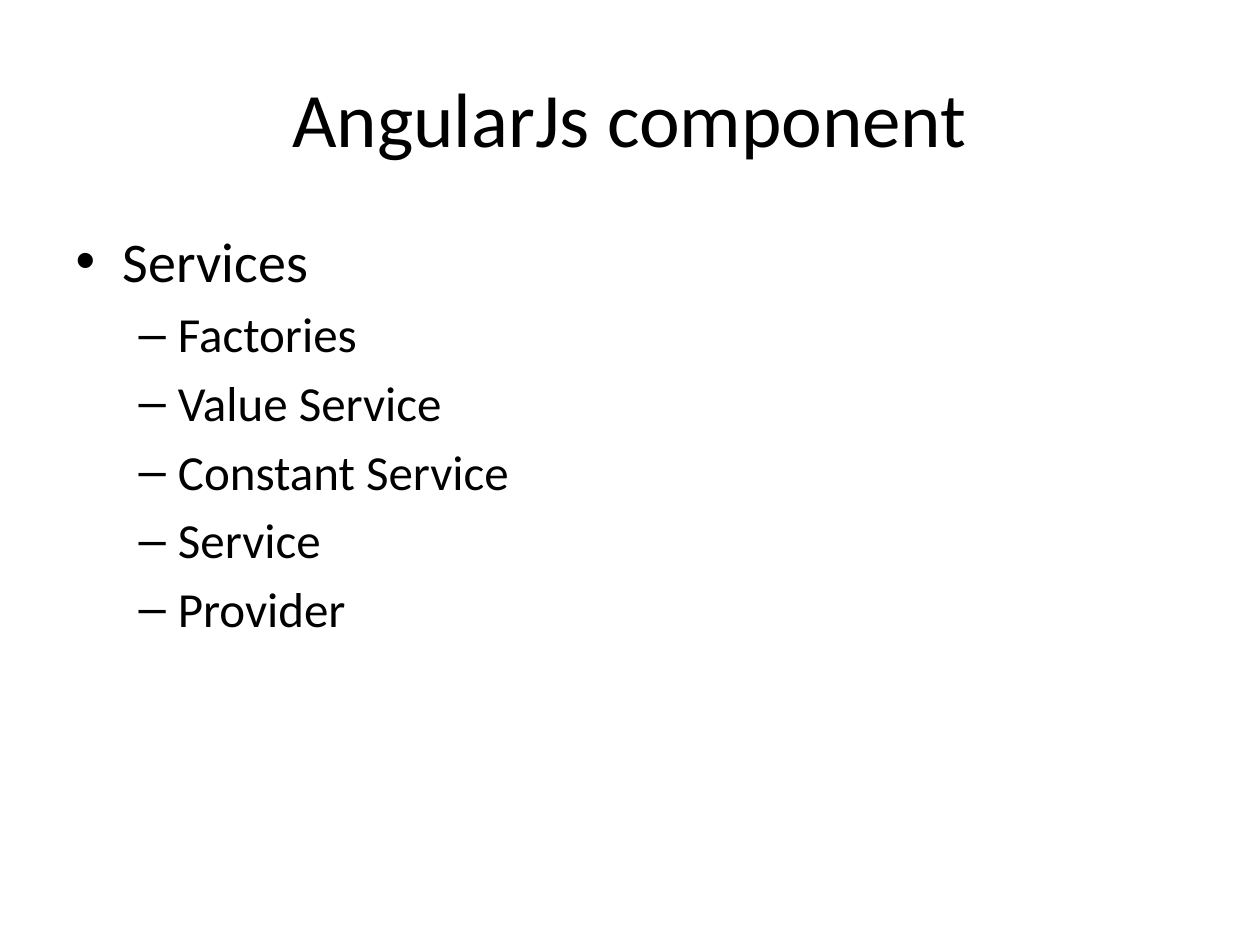
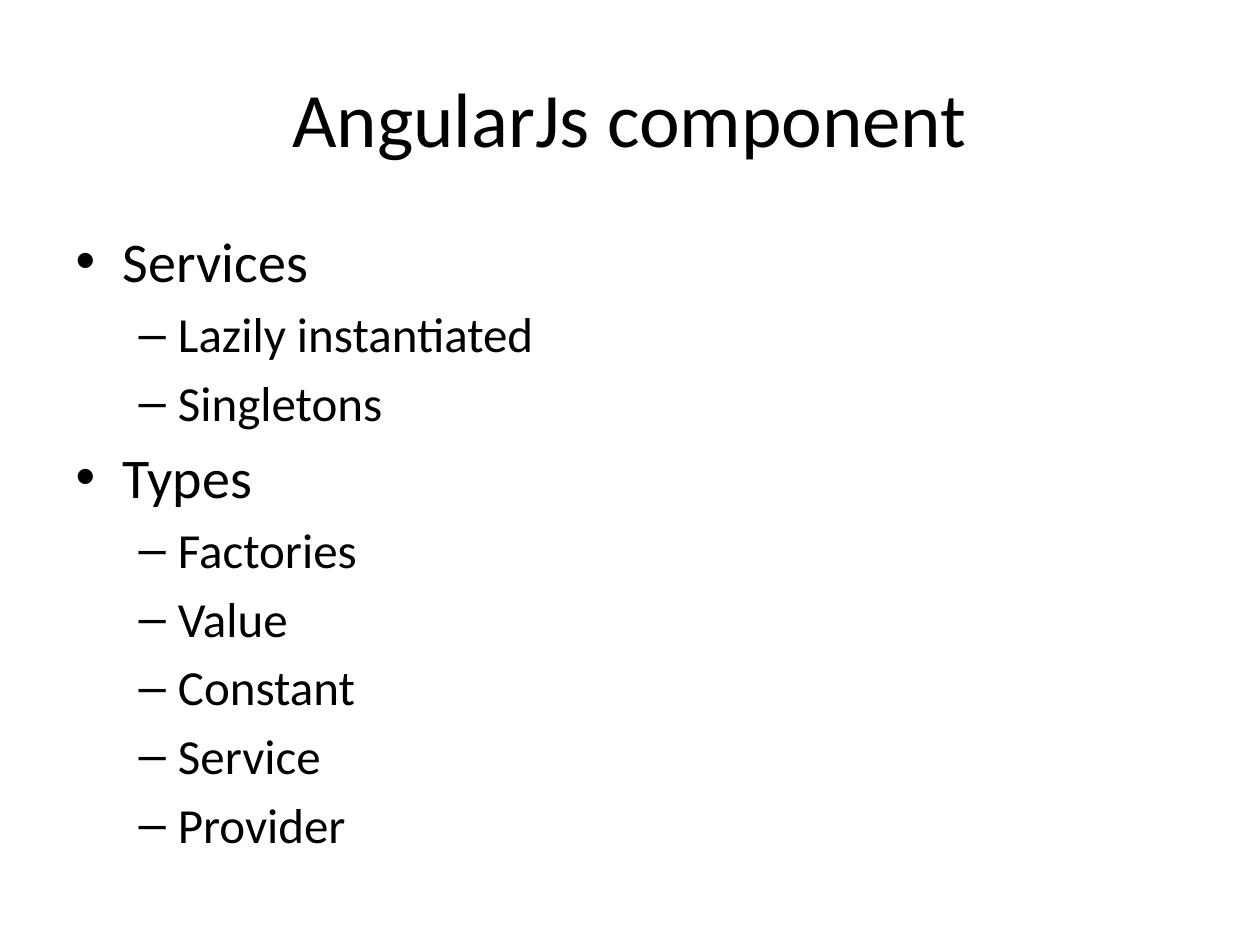
Before and after one commit to tasnim-reza/angularjs-class, a slide deck: slide 23 of class-2-Basic AngularJs/slides/basic angularjs.pptx (slide 24 before the commit). Drawn at 1260x945 pixels with LibreOffice and Linux fonts; fonts in the diff are those of the drawing. Boxes give left, top, right and bottom in pixels: in the first picture for what was removed or moved away, otherwise in the second. Text is boxed around its words. In the diff, an @@ line names an element or a change of style, - is before the commit and + after.

Commit message:
added angularjs component description class-2

```diff
--- a/class-2-Basic AngularJs/slides/basic angularjs.pptx
+++ b/class-2-Basic AngularJs/slides/basic angularjs.pptx
@@ text at bbox=[123, 318, 533, 507]: paragraphs added @@
+  – Lazily instantiated
+  – Singletons
+• Types
@@ text at bbox=[178, 603, 355, 706]: text changed @@
-  – Value Service
-  – Constant Service
+  – Value
+  – Constant
```
Also in this commit, not shown: 14 other slides changed, 1 slide added, 1 slide removed, 7 other files.
